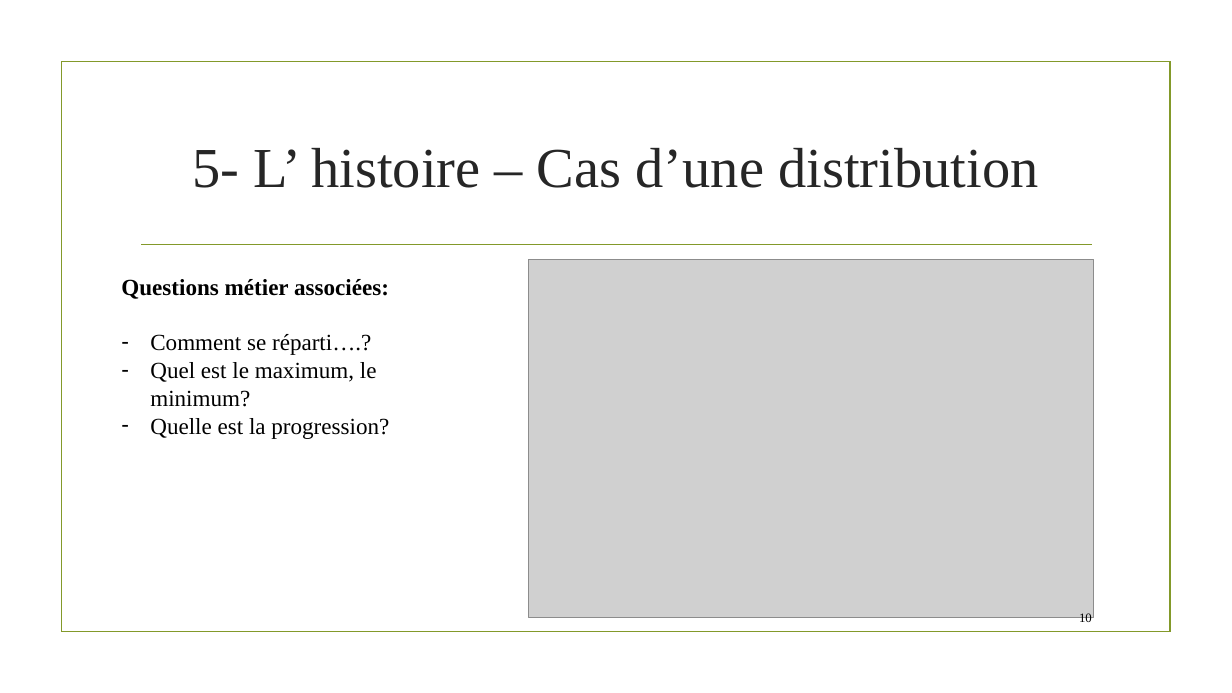
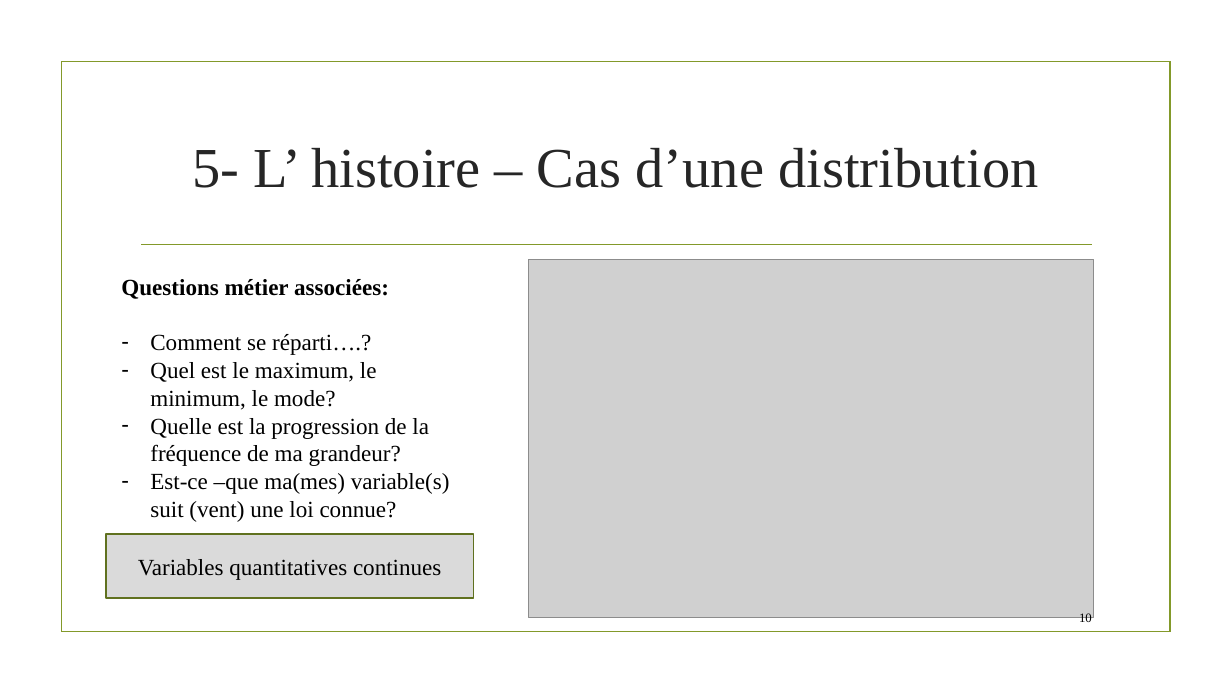
Before and after one commit to ML-for-B-E/Statistique-graphique, a slide deck: slide 10 of Statistique graphique.pptx. Drawn at 1232x693 pixels with LibreOffice and Linux fonts; fonts in the diff are those of the drawing; grey boxes stand for pictures; background and template pictures are left out. Boxes give left, top, right and bottom in pixels: in the first picture for what was removed or moved away, otherwise in the second. Text is boxed around its words. In the diff, an @@ line names an element or a change of style, - is before the commit and + after.

```diff
--- a/Statistique graphique.pptx
+++ b/Statistique graphique.pptx
@@ text at <box>150,362,450,522</box>: text changed @@
-– Quel est le maximum, le minimum?
-– Quelle est la progression?
+– Quel est le maximum, le minimum, le mode?
+– Quelle est la progression de la fréquence de ma grandeur?
+– Est-ce –que ma(mes) variable(s) suit (vent) une loi connue?
@@ rectangle added at <box>106,534,473,598</box>, fill #DADADA, outline #61711F 1.25 pt, 18 pt, text #000000 @@
+Variables quantitatives continues
```
Also in this commit, not shown: 14 other slides changed, 6 slides added.
